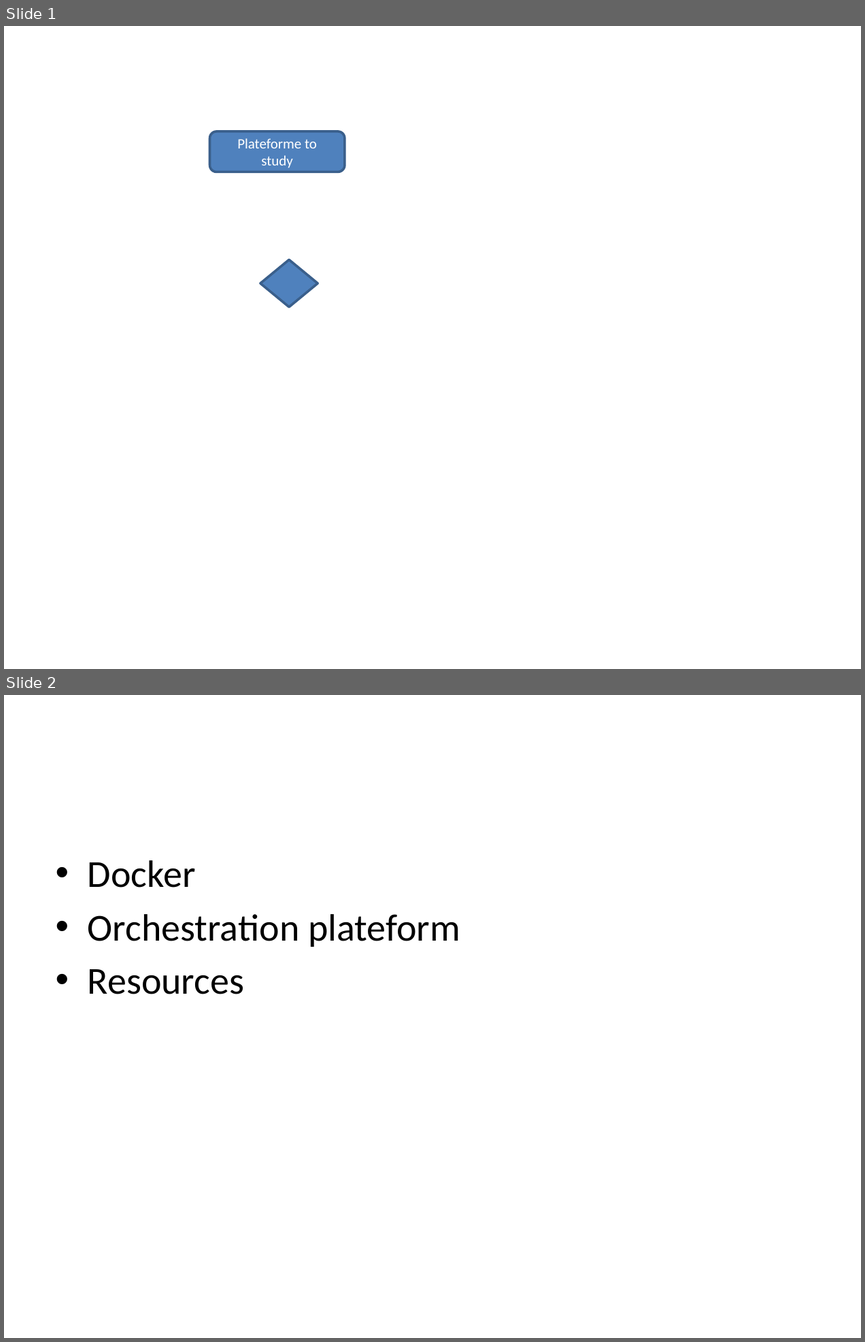
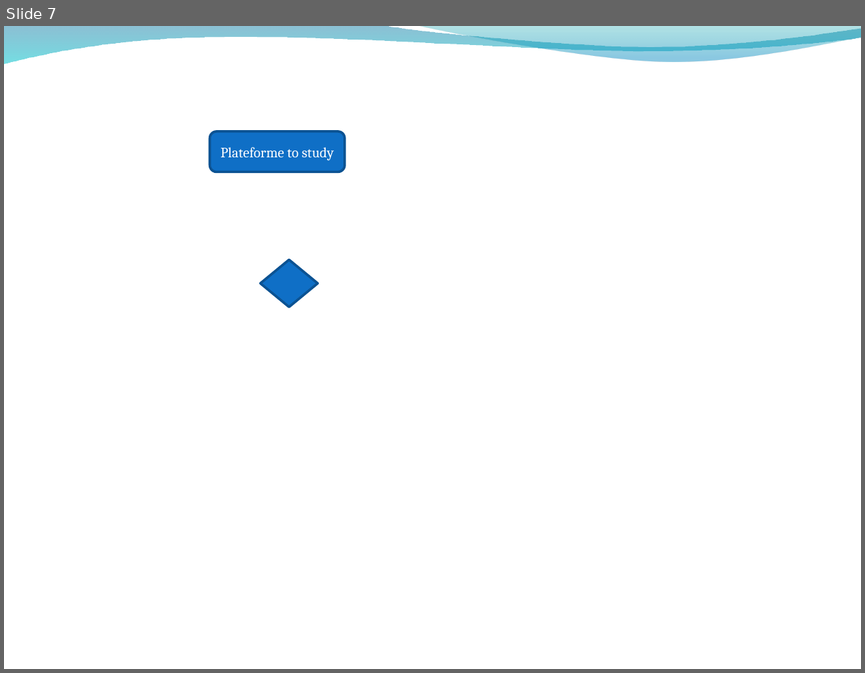
Before and after one commit to ygo74/microsvc, a slide deck: Documentation/Container Architecture.pptx. Shown one above the other, each under a label of ours: slides 1 and 2 before the commit, slide 7 after it. The pictures are 865x1342 and 865x673 pixels, drawn with LibreOffice and Linux fonts; fonts in the diff are those of the drawing; background and template pictures are left out. Boxes give left, top, right and bottom in pixels: in the first picture for what was removed or moved away, otherwise in the second. Text is boxed around its words. In the diff, an @@ line names an element or a change of style, - is before the commit and + after.

```diff
--- a/Documentation/Container Architecture.pptx
+++ b/Documentation/Container Architecture.pptx
@@ slide 2 removed at [4, 695, 861, 1338], background #FFFFFF @@
@@ text removed at [88, 860, 460, 994] @@
-• Docker
-• Orchestration plateform
-• Resources
@@ what was slide 1 is now slide 7 @@
@@ slide 7 changed as well @@
@@ freeform shape added at [4, 26, 861, 63], fill gradient #0074A1 to #00C6CF @@
@@ freeform shape added at [415, 26, 861, 63], fill gradient #00A1A9 to #008BBF @@
@@ rounded rectangle "Plateforme to study" at [209, 131, 344, 172]: font Calibri to Cambria; fill #4F81BD to #0F6FC6; outline #3A5F8C 2 pt to #0B5292 2 pt @@
@@ diamond at [260, 260, 317, 307]: fill #4F81BD to #0F6FC6; outline #3A5F8C 2 pt to #0B5292 2 pt @@
```
Also in this commit, not shown: 9 other slides changed, 7 slides added.
